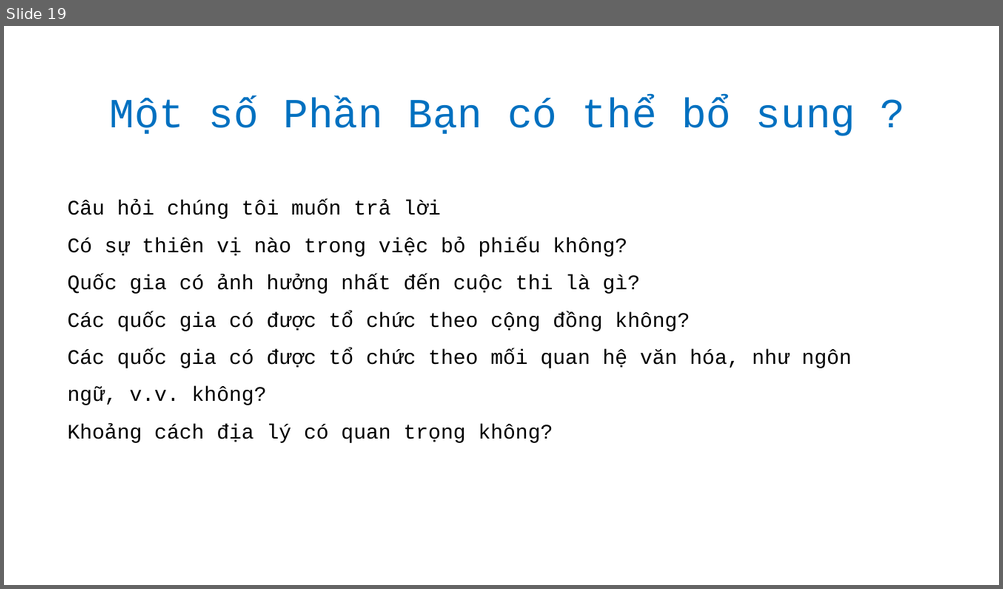
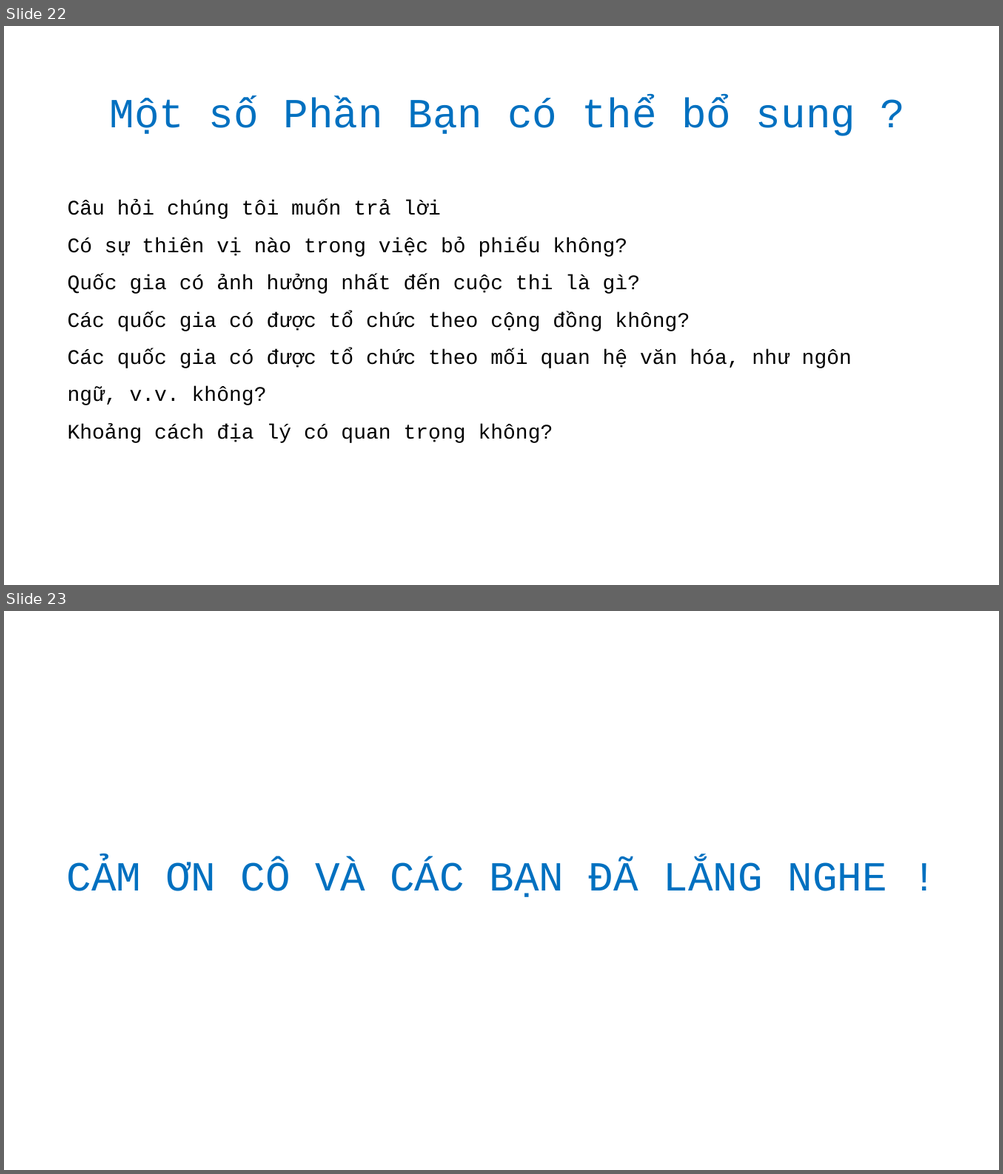
Before and after one commit to 17520605/Social-network-analysis, a slide deck: Socialnetwork.pptx. Shown one above the other, each under a label of ours: slide 19 before the commit, slides 22 and 23 after it. The pictures are 1003x589 and 1003x1174 pixels, drawn with LibreOffice and Linux fonts; fonts in the diff are those of the drawing. Boxes give left, top, right and bottom in pixels: in the first picture for what was removed or moved away, otherwise in the second. Text is boxed around its words. In the diff, an @@ line names an element or a change of style, - is before the commit and + after.

```diff
--- a/Socialnetwork.pptx
+++ b/Socialnetwork.pptx
@@ slide 23 added at (x1=4, y1=611, x2=999, y2=1170), background #FFFFFF @@
@@ title added at (x1=66, y1=861, x2=887, y2=897), 40 pt, text #0070C0 @@
+CẢM ƠN CÔ VÀ CÁC BẠN ĐÃ LẮNG NGHE !
@@ what was slide 19 is now slide 22 @@
```
Also in this commit, not shown: 1 slide changed, 3 other slides added, 9 other files.
